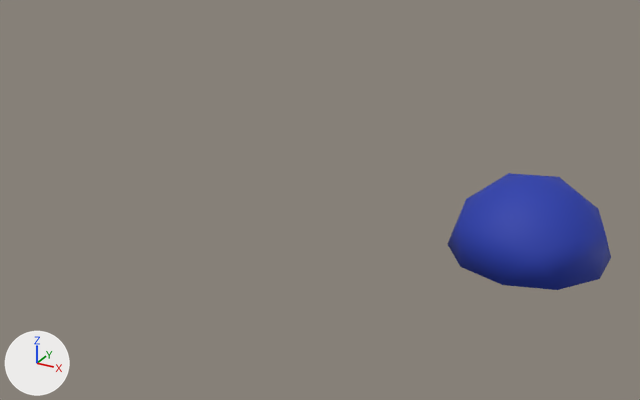
Before and after pictures for a commit that changed the OBJ model models/object1218.obj.
One viewpoint serves both versions: a 50 mm lens placed at (3.97, -5.08, 2.37), pointed at (1.14, 0.08, -0.2). Every picture has the same lights, and +X, +Y and +Z are marked at lower left. Where no turn or scale is listed for an object, it has been applied to the vertices.
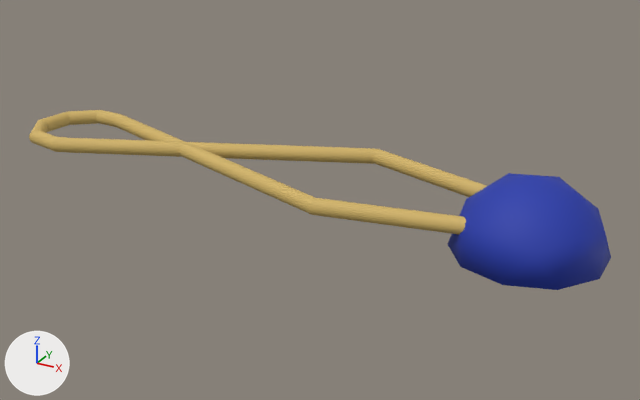
Pixel boxes [x1, y1, x2, y2] of what changed, in the pictures (640 x 400 px):
'object1218', reshaped (255% wider, 53% taller)
    before: [448, 173, 611, 290]
    after: [29, 110, 611, 290]
part 1 of me_object1218, added (yellow)
    after: [29, 110, 487, 235]

What changed in the scene script:
```text
Add mat_material:
    mat_material = principled_material('Material')
    mat_material.base_color = (0.64, 0.449, 0.133)  # yellow #d1b366
    mat_material.roughness = 0.69
Change me_object1218:
    used by ob_object1218; location = (0.0, 0.0, 0.0)
    remove me_object1218.from_pydata(...)  # 26 vertices, 48 faces; spans x 2.209..3.181, y -0.511..0.511, z -0.199..0.312
    add me_object1218.from_pydata(...)  # 2010 vertices, 4012 faces; spans x -1.42..3.181, y -0.511..0.649, z -0.199..0.312
    me_object1218 part 1: a new loose piece of 1984 vertices spanning x -1.42..2.929, y -0.496..0.649, z -0.058..0.058, in mat_material (yellow #d1b366)
    me_object1218 part 2: the surface is now shaded flat
    add me_object1218.materials.append(mat_material)  # yellow #d1b366
```
